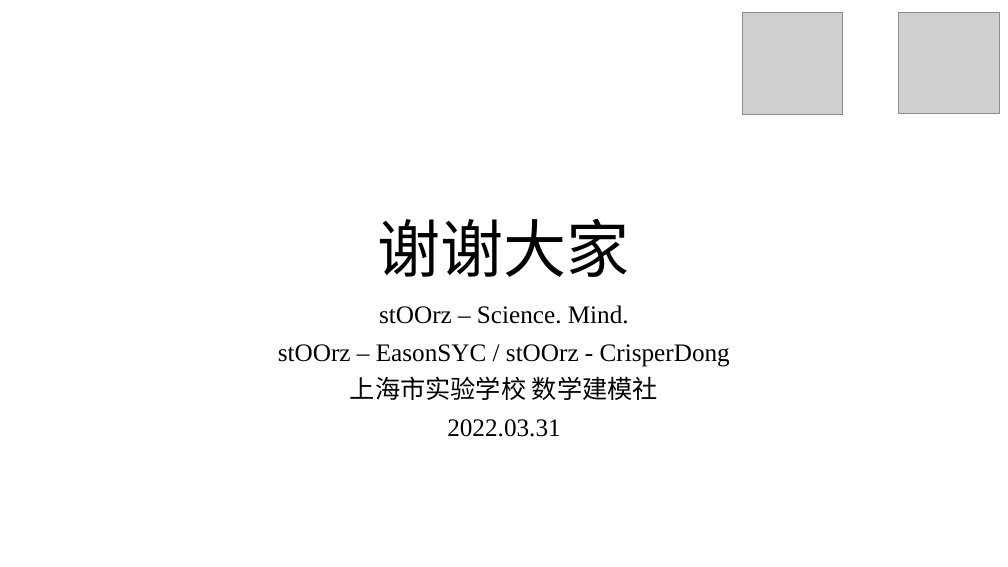
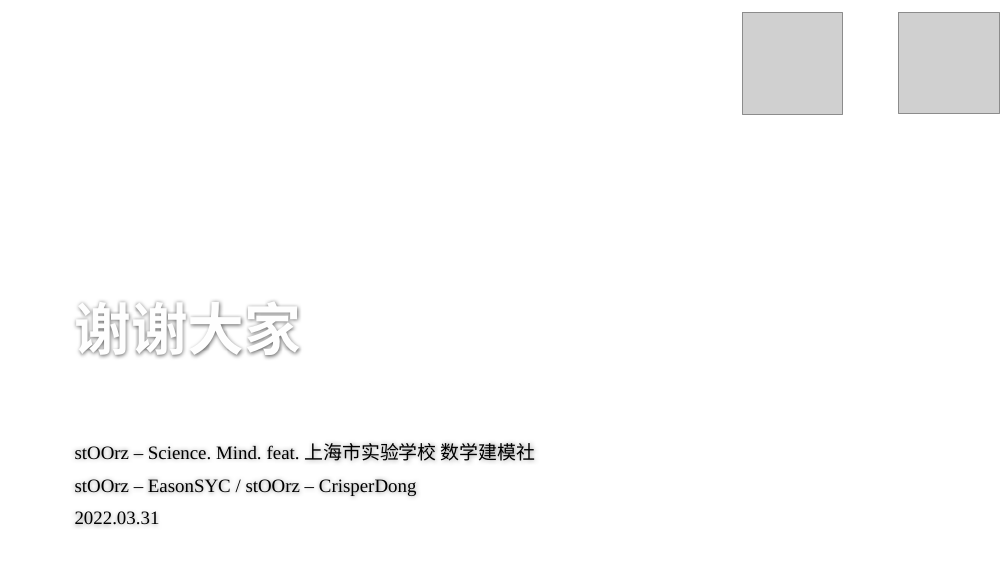
Before and after one commit to stOOrz-Science-Mind/2019_HiMCM_A_10005, a slide deck: slide 45 of 10005.pptx (slide 44 before the commit). Drawn at 1008x567 pixels with LibreOffice and Linux fonts; fonts in the diff are those of the drawing; grey boxes stand for pictures; background and template pictures are left out. Boxes give left, top, right and bottom in pixels: in the first picture for what was removed or moved away, otherwise in the second. Text is boxed around its words. In the diff, an @@ line names an element or a change of style, - is before the commit and + after.

```diff
--- a/10005.pptx
+++ b/10005.pptx
@@ title "谢谢大家" moved from (x1=378, y1=218, x2=630, y2=277) to (x1=75, y1=301, x2=302, y2=358) @@
@@ title "谢谢大家" at (x1=75, y1=301, x2=302, y2=358): size 60 to 54 pt, text colour #000000 to #FEFEFE, bold on; alignment centre to left; line spacing 0.9 to 1 @@
@@ subtitle "stOOrz – Science. Mind. feat. ..." moved from (x1=278, y1=305, x2=730, y2=437) to (x1=75, y1=443, x2=535, y2=525) @@
@@ subtitle at (x1=75, y1=443, x2=535, y2=496): text changed; size 24 to 18 pt @@
-stOOrz – Science. Mind.
-stOOrz – EasonSYC / stOOrz - CrisperDong
-上海市实验学校 数学建模社
+stOOrz – Science. Mind. feat. 上海市实验学校 数学建模社
+stOOrz – EasonSYC / stOOrz – CrisperDong
@@ subtitle at (x1=75, y1=511, x2=160, y2=525): size 24 to 18 pt in "2022.03.31"; alignment centre to left; line spacing 0.9 to 1 @@
```
Also in this commit, not shown: 43 other slides changed, 1 slide added.
